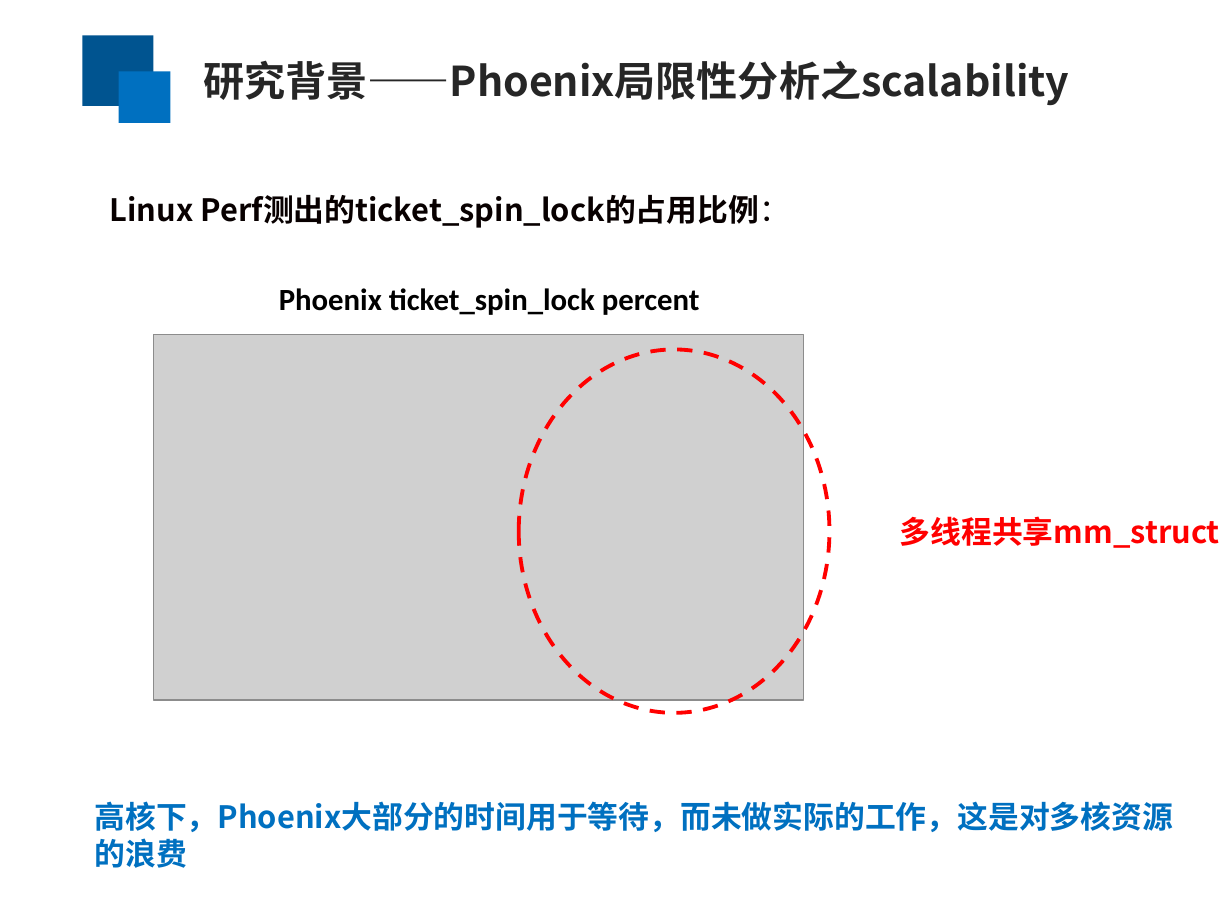
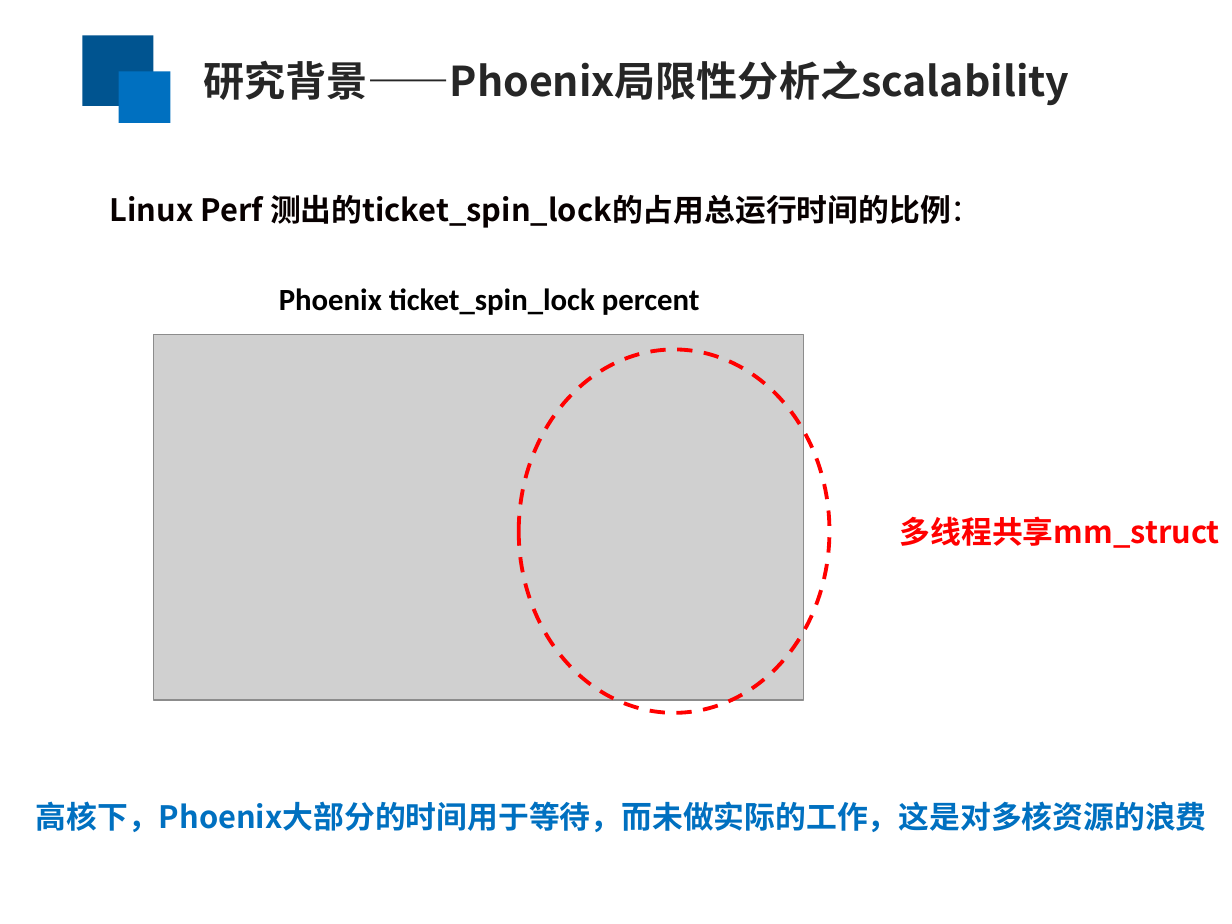
Before and after one commit to yufenyu/work, a slide deck: slide 5 of dmr_paper/paper/chinaSys-2016.ppt. Drawn at 1232x924 pixels with LibreOffice and Linux fonts; fonts in the diff are those of the drawing; grey boxes stand for pictures. Boxes give left, top, right and bottom in pixels: in the first picture for what was removed or moved away, otherwise in the second. Text is boxed around its words. In the diff, an @@ line names an element or a change of style, - is before the commit and + after.

```diff
--- a/dmr_paper/paper/chinaSys-2016.ppt
+++ b/dmr_paper/paper/chinaSys-2016.ppt
@@ text at <box>110,195,982,228</box>: text changed @@
-Linux Perf测出的ticket_spin_lock的占用比例：
+Linux Perf 测出的ticket_spin_lock的占用总运行时间的比例：
@@ text "高核下，Phoenix大部分的时间用于等待，而未做实际的工作，这是对多核资源的浪费" rewrapped from <box>94,801,1173,868</box> to <box>36,801,1207,832</box> @@
```
Also in this commit, not shown: 14 other slides changed, 4 slides removed.
